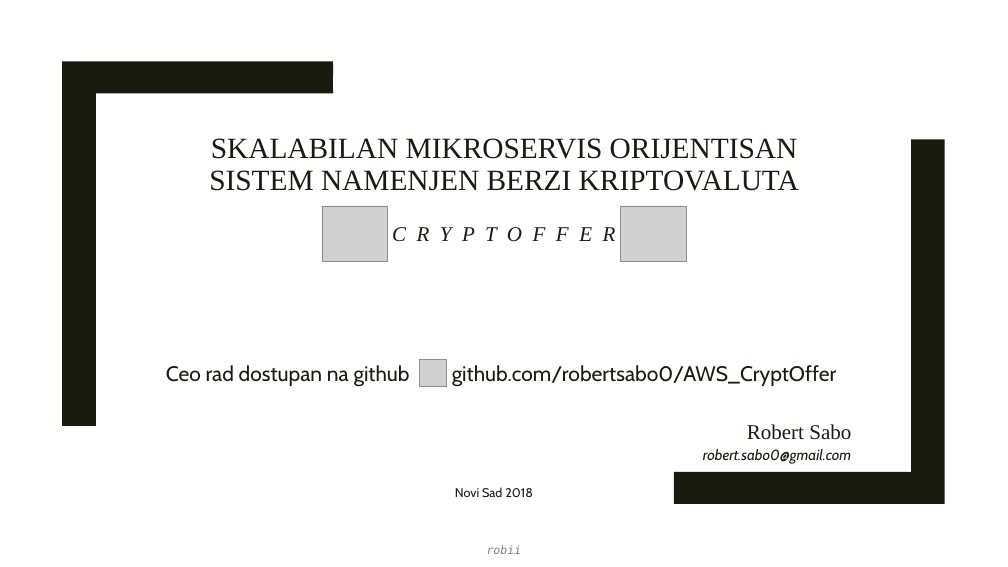
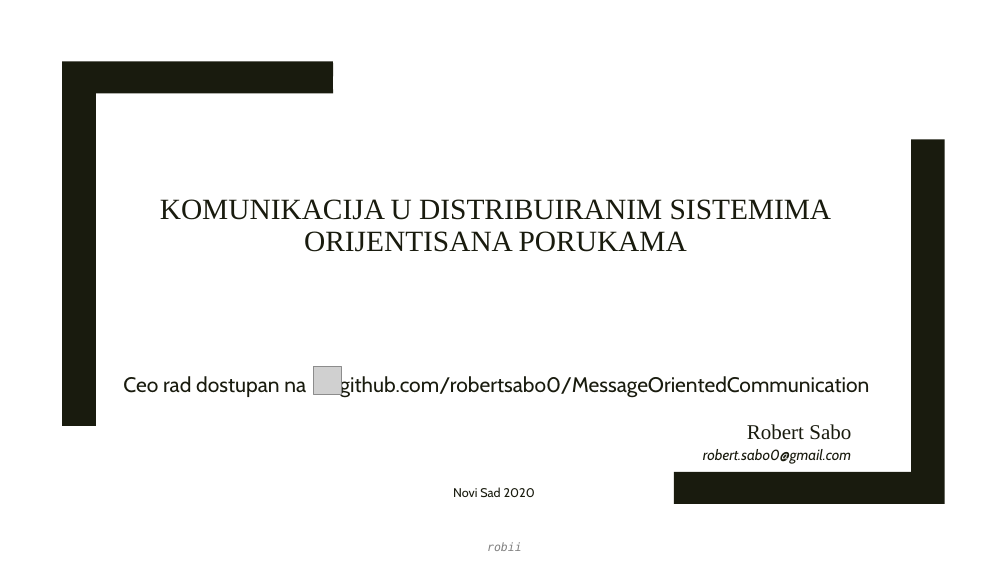
Before and after one commit to robertsabo0/MessageOrientedCommunication, a slide deck: slide 48 of docs/master_rad.0.1.pptx (slide 23 before the commit). Drawn at 1008x567 pixels with LibreOffice and Linux fonts; fonts in the diff are those of the drawing; grey boxes stand for pictures. Boxes give left, top, right and bottom in pixels: in the first picture for what was removed or moved away, otherwise in the second. Text is boxed around its words. In the diff, an @@ line names an element or a change of style, - is before the commit and + after.

Commit message:
working on presentation...

```diff
--- a/docs/master_rad.0.1.pptx
+++ b/docs/master_rad.0.1.pptx
@@ title at <box>160,199,832,252</box>: text changed @@
-SKALABILAN MIKROSERVIS ORIJENTISAN SISTEM NAMENJEN BERZI KRIPTOVALUTA
-C R Y P T O F F E R
+KOMUNIKACIJA U DISTRIBUIRANIM SISTEMIMA
+ORIJENTISANA PORUKAMA
@@ picture removed at <box>322,206,388,261</box> @@
@@ picture removed at <box>621,206,687,261</box> @@
@@ text at <box>123,374,870,398</box>: text changed @@
-Ceo rad dostupan na github : github.com/robertsabo0/AWS_CryptOffer
+Ceo rad dostupan na github.com/robertsabo0/MessageOrientedCommunication
@@ picture: place and size @@
-picture at <box>419,359,446,386</box>
+picture at <box>314,367,341,394</box>
@@ subtitle at <box>453,487,535,497</box>: text changed @@
-Novi Sad 2018
+Novi Sad 2020
```
Also in this commit, not shown: 2 other slides changed, 34 slides added, 9 slides removed, 3 other files.
